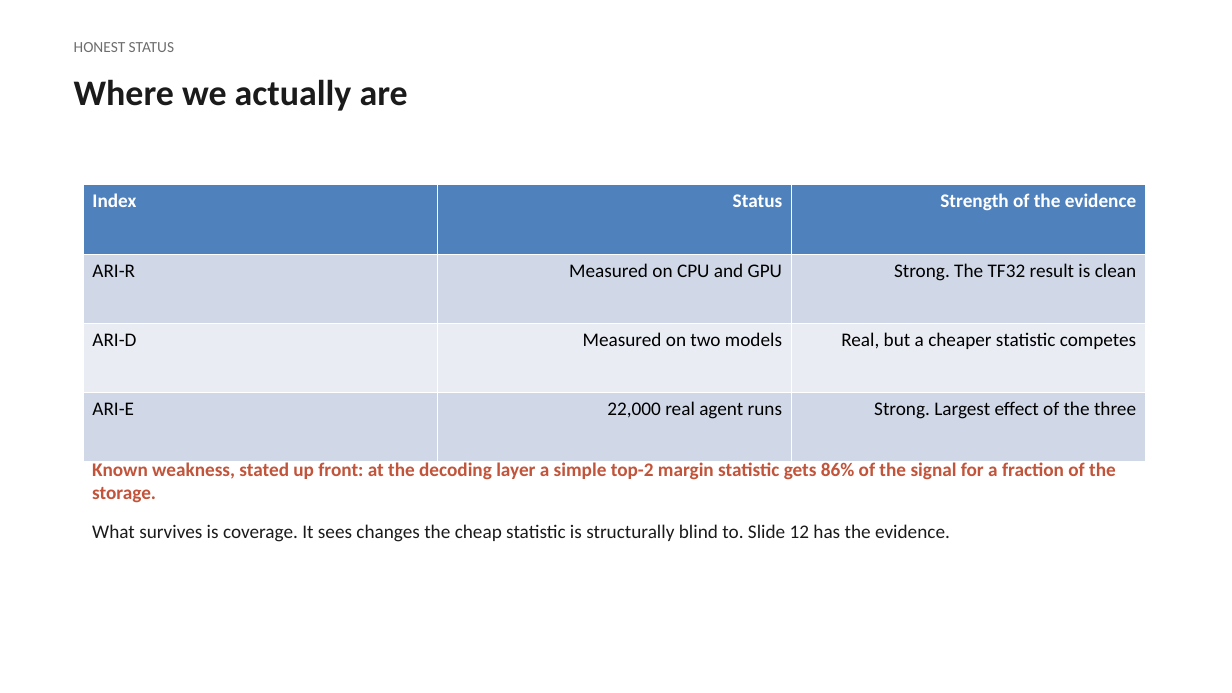
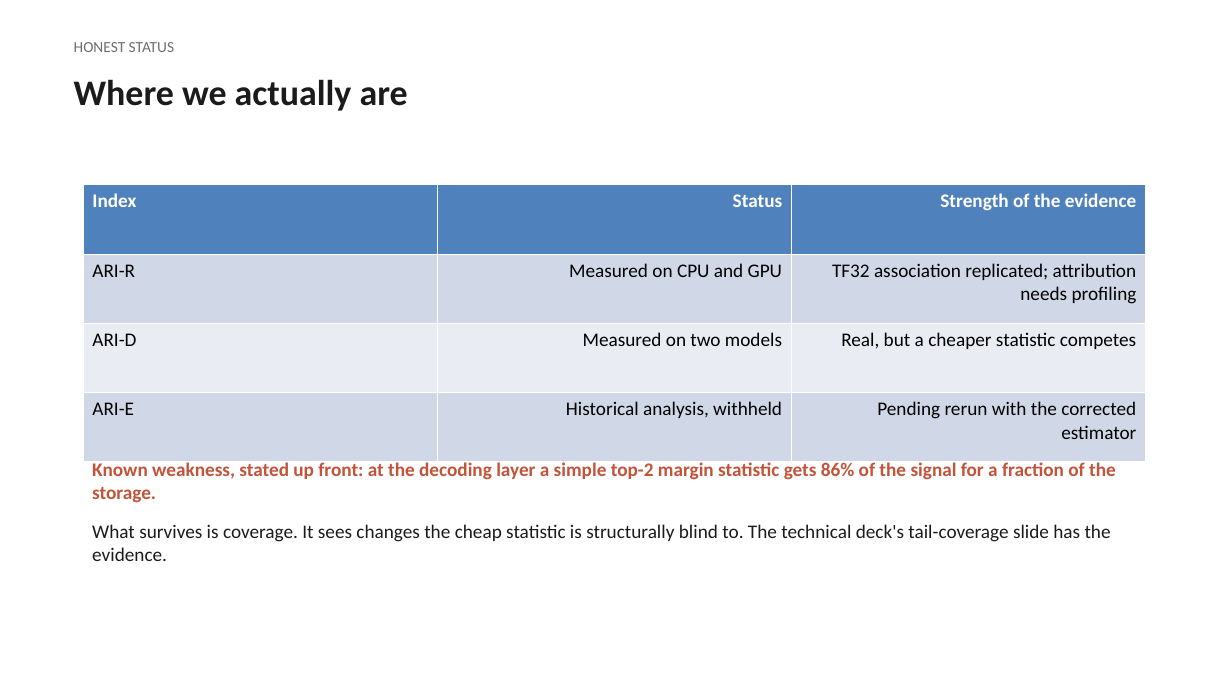
Before and after one commit to The-SEMQ-Group/semq-ari-benchmark, a slide deck: slide 10 of docs/deck/ari-overview.pptx (slide 9 before the commit). Drawn at 1232x693 pixels with LibreOffice and Linux fonts; fonts in the diff are those of the drawing. Boxes give left, top, right and bottom in pixels: in the first picture for what was removed or moved away, otherwise in the second. Text is boxed around its words. In the diff, an @@ line names an element or a change of style, - is before the commit and + after.

```diff
--- a/docs/deck/ari-overview.pptx
+++ b/docs/deck/ari-overview.pptx
@@ table at <box>83,185,1145,462</box> @@
-row 2, column 3: Strong. The TF32 result is clean
+row 2, column 3: TF32 association replicated; attribution needs profiling
-row 4, column 2: 22,000 real agent runs
+row 4, column 2: Historical analysis, withheld
-row 4, column 3: Strong. Largest effect of the three
+row 4, column 3: Pending rerun with the corrected estimator
@@ text at <box>92,524,1111,561</box>: text changed @@
-What survives is coverage. It sees changes the cheap statistic is structurally blind to. Slide 12 has the evidence.
+What survives is coverage. It sees changes the cheap statistic is structurally blind to. The technical deck's tail-coverage slide has the evidence.
```
Also in this commit, not shown: 6 other slides changed, 1 slide added, 30 other files.
